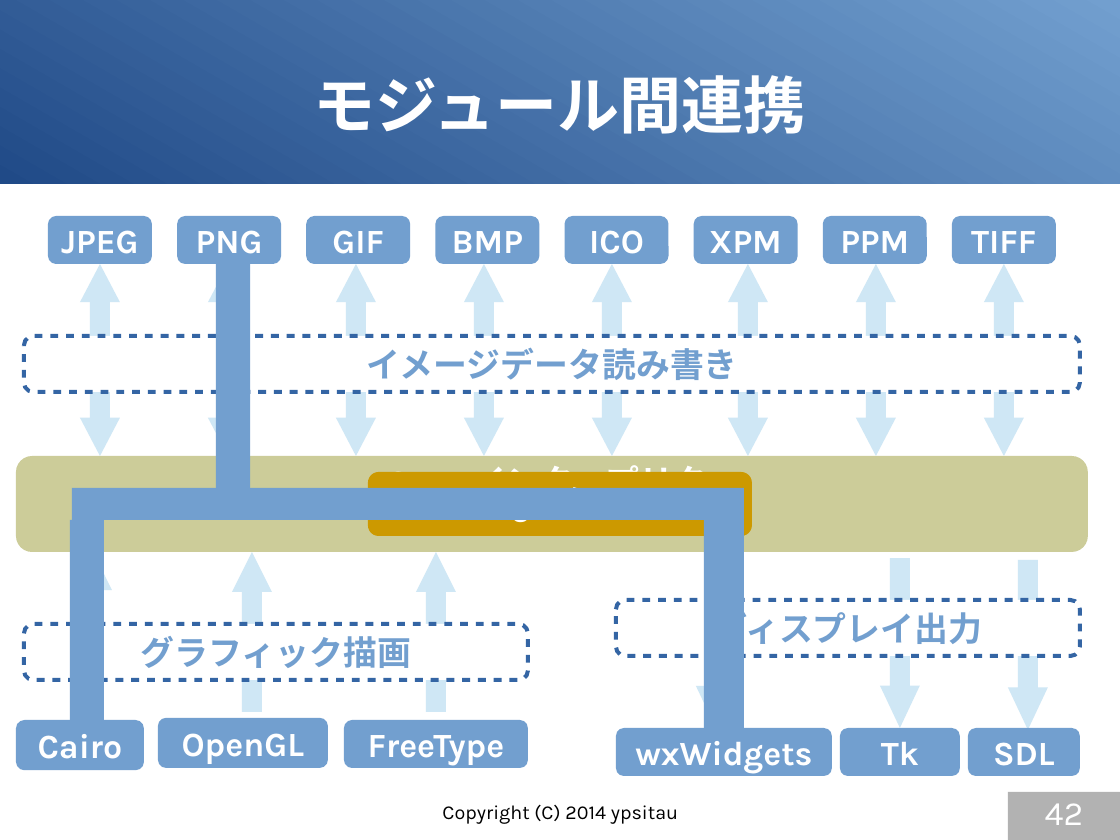
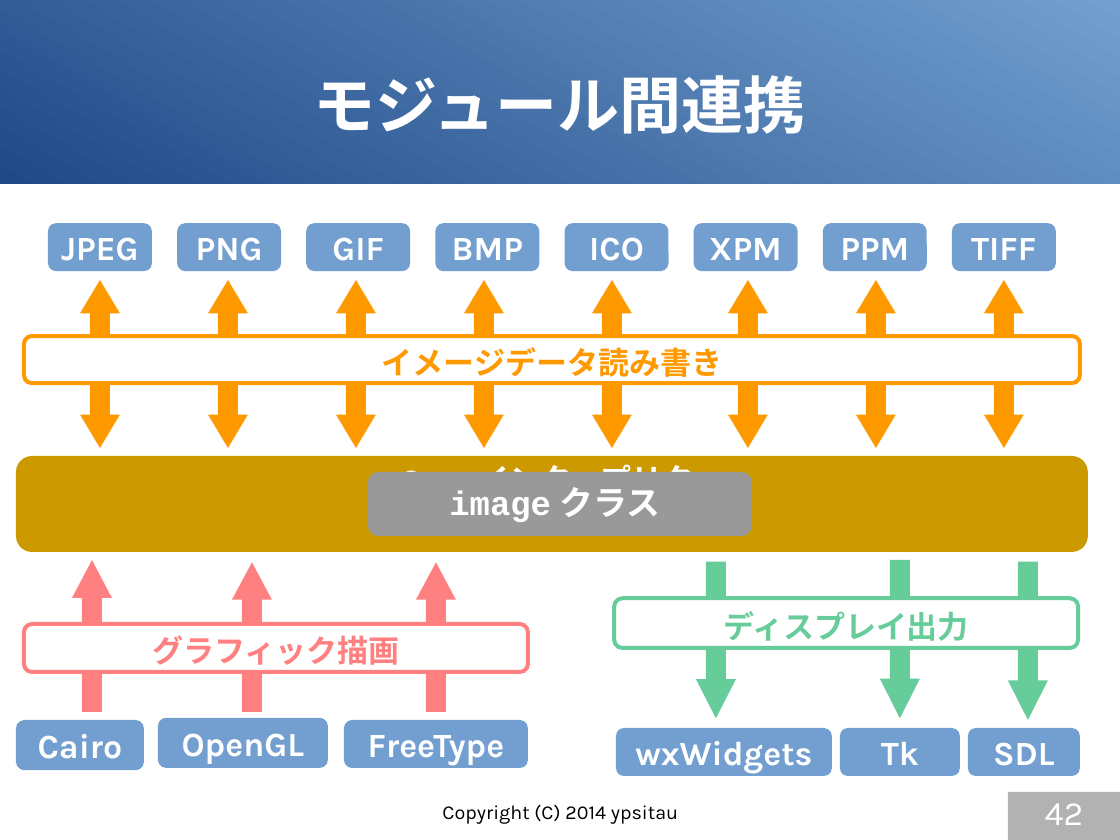
Before and after one commit to gura-lang/gura-doc, a slide deck: slide 42 of presentation/gura-introduction.odp. Drawn at 1120x840 pixels with LibreOffice and Linux fonts; fonts in the diff are those of the drawing. Boxes give left, top, right and bottom in pixels: in the first picture for what was removed or moved away, otherwise in the second. Text is boxed around its words. In the diff, an @@ line names an element or a change of style, - is before the commit and + after.

```diff
--- a/presentation/gura-introduction.odp
+++ b/presentation/gura-introduction.odp
@@ 8 rounded rectangles: place and size @@
-8 rounded rectangles at [48, 216, 1056, 264]
+8 rounded rectangles at [48, 224, 1056, 271]
@@ rectangle removed at [216, 264, 251, 488] @@
@@ up down arrow: place and size @@
-up down arrow at [80, 264, 120, 456]
+up down arrow at [80, 281, 120, 448]
@@ up down arrow: place and size @@
-up down arrow at [208, 264, 248, 456]
+up down arrow at [208, 281, 248, 448]
@@ up down arrow: place and size @@
-up down arrow at [336, 264, 376, 456]
+up down arrow at [336, 281, 376, 448]
@@ up down arrow: place and size @@
-up down arrow at [464, 264, 504, 456]
+up down arrow at [464, 281, 504, 448]
@@ up down arrow: place and size @@
-up down arrow at [593, 264, 632, 456]
+up down arrow at [593, 281, 632, 448]
@@ up down arrow: place and size @@
-up down arrow at [729, 264, 768, 456]
+up down arrow at [729, 281, 768, 448]
@@ up down arrow: place and size @@
-up down arrow at [857, 264, 896, 456]
+up down arrow at [857, 281, 896, 448]
@@ fill #CFE7F5 to #FF9900; proportions changed in 8 elements at [80, 281, 120, 448], [208, 281, 248, 448], [336, 281, 376, 448], [464, 281, 504, 448], [593, 281, 632, 448], [729, 281, 768, 448], [857, 281, 896, 448], [985, 281, 1024, 448] @@
@@ up down arrow: place and size @@
-up down arrow at [985, 264, 1024, 456]
+up down arrow at [985, 281, 1024, 448]
@@ rounded rectangle "イメージデータ読み書き": place and size @@
-rounded rectangle "イメージデータ読み書き" at [24, 336, 1080, 392]
+rounded rectangle "イメージデータ読み書き" at [24, 336, 1080, 383]
@@ rounded rectangle "イメージデータ読み書き" at [24, 336, 1080, 383]: size 24 to 22 pt, text colour #729FCF to #FF9900; outline #3465A4 2.83 pt to #FF9900 2.83 pt @@
@@ rounded rectangle "Gura インタープリタ" at [16, 456, 1088, 552]: size 24 to 22 pt; fill #CCCC99 to #CC9900 @@
@@ rounded rectangle "image クラス" at [368, 473, 752, 537]: fill #CC9900 to #999999 @@
@@ rectangle removed at [72, 488, 744, 519] @@
@@ rectangle removed at [70, 520, 105, 721] @@
@@ rectangle removed at [704, 520, 744, 729] @@
@@ up arrow: place and size @@
-up arrow at [72, 550, 112, 712]
+up arrow at [72, 560, 112, 712]
@@ up arrow: place and size @@
-up arrow at [232, 552, 271, 711]
+up arrow at [232, 562, 271, 711]
@@ fill #CFE7F5 to #FF8080; proportions changed in 3 elements at [72, 560, 112, 712], [232, 562, 271, 711], [416, 562, 455, 711] @@
@@ up arrow: place and size @@
-up arrow at [416, 552, 455, 711]
+up arrow at [416, 562, 455, 711]
@@ fill #CFE7F5 to #66CC99; proportions changed in 3 elements at [1008, 562, 1048, 721], [880, 560, 920, 719], [696, 562, 736, 719] @@
@@ up arrow: place and size @@
-up arrow at [696, 560, 736, 728]
+up arrow at [696, 562, 736, 719]
@@ up arrow: place and size @@
-up arrow at [880, 558, 920, 728]
+up arrow at [880, 560, 920, 719]
@@ up arrow: place and size @@
-up arrow at [1008, 560, 1048, 730]
+up arrow at [1008, 562, 1048, 721]
@@ rounded rectangle "ディスプレイ出力": place and size @@
-rounded rectangle "ディスプレイ出力" at [616, 601, 1080, 657]
+rounded rectangle "ディスプレイ出力" at [615, 599, 1079, 648]
@@ rounded rectangle "ディスプレイ出力" at [615, 599, 1079, 648]: size 24 to 22 pt, text colour #729FCF to #66CC99; outline #3465A4 2.83 pt to #66CC99 2.83 pt @@
@@ rounded rectangle "グラフィック描画": place and size @@
-rounded rectangle "グラフィック描画" at [24, 624, 528, 680]
+rounded rectangle "グラフィック描画" at [24, 624, 528, 672]
@@ rounded rectangle "グラフィック描画" at [24, 624, 528, 672]: size 24 to 22 pt, text colour #729FCF to #FF8080; outline #3465A4 2.83 pt to #FF8080 2.83 pt @@
```
Also in this commit, not shown: 3 other slides changed, 1 slide added, 1 slide removed.
